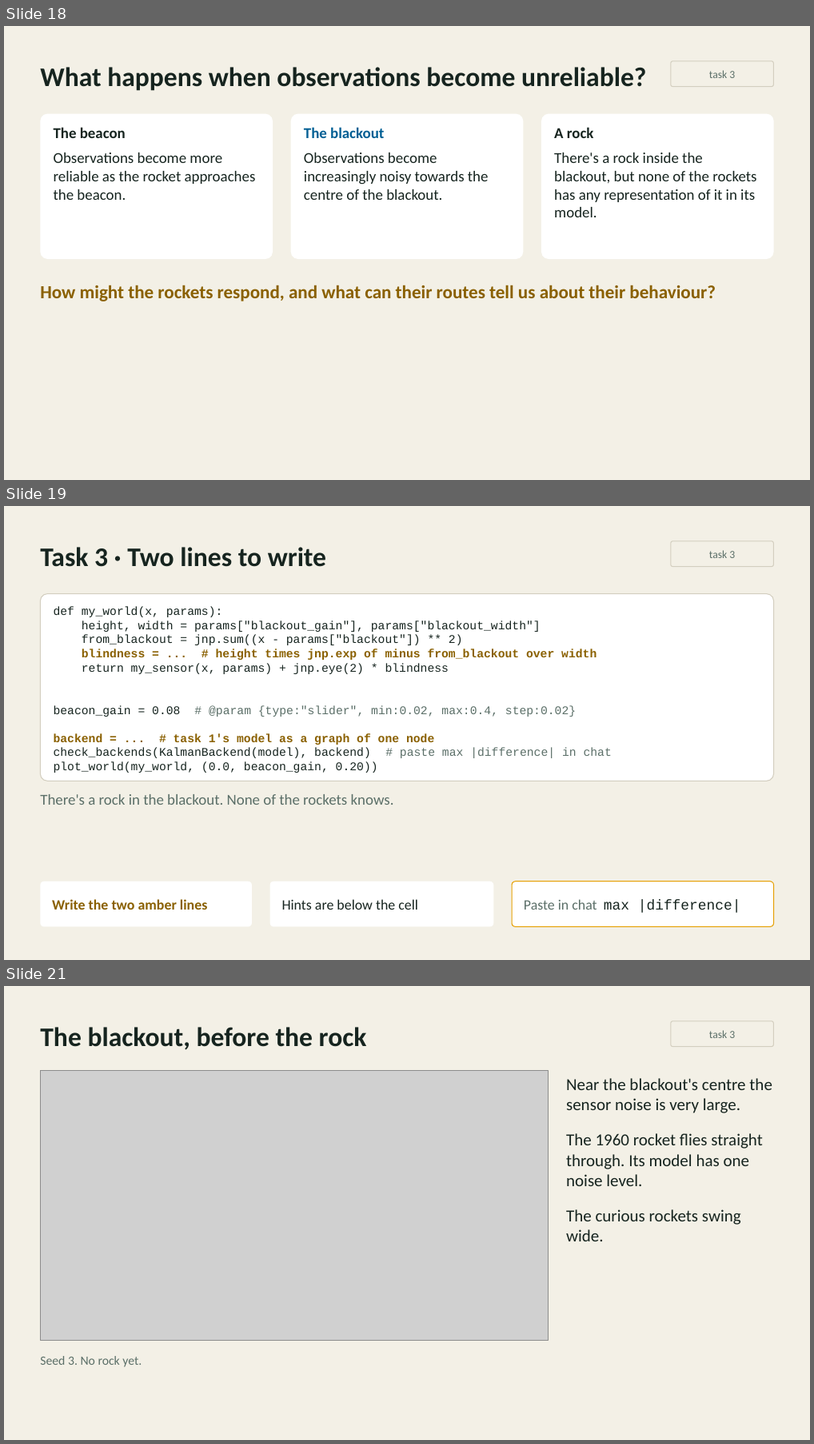
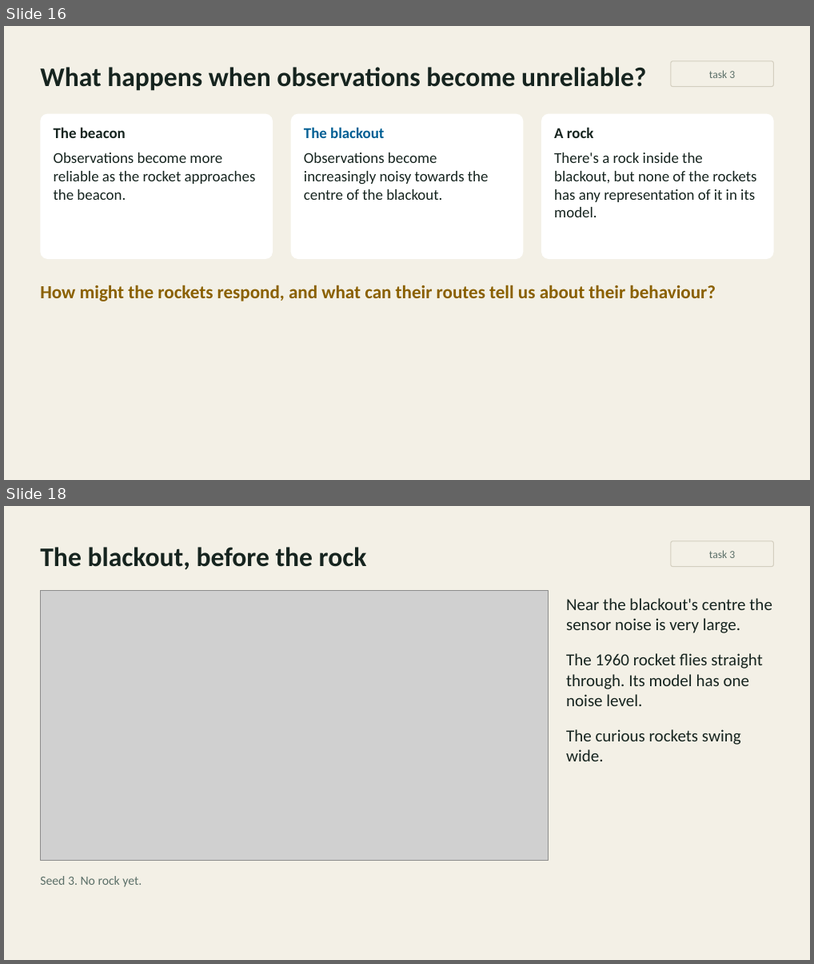
Before and after one commit to inferogenesis/cpomdp-workshop, a slide deck: deck/cpomdp_symposium_2026.pptx. Shown one above the other, each under a label of ours: slides 18, 19 and 21 before the commit, slides 16 and 18 after it; the slides between them are not shown. The pictures are 814x1444 and 814x964 pixels, drawn with LibreOffice and Linux fonts; fonts in the diff are those of the drawing; grey boxes stand for pictures. Boxes give left, top, right and bottom in pixels: in the first picture for what was removed or moved away, otherwise in the second. Text is boxed around its words. In the diff, an @@ line names an element or a change of style, - is before the commit and + after.

```diff
--- a/deck/cpomdp_symposium_2026.pptx
+++ b/deck/cpomdp_symposium_2026.pptx
@@ slide 19 removed at [4, 506, 810, 960], background #F3F0E6 @@
@@ text removed at [40, 547, 326, 567] @@
-Task 3 · Two lines to write
@@ rounded rectangle removed at [671, 541, 774, 567] @@
-task 3
@@ rounded rectangle removed at [40, 594, 774, 780] @@
-def my_world(x, params):
-height, width = params["blackout_gain"], params["blackout_width"]
-from_blackout = jnp.sum((x - params["blackout"]) ** 2)
-blindness = ... # height times jnp.exp of minus from_blackout over width
-return my_sensor(x, params) + jnp.eye(2) * blindness
-beacon_gain = 0.08 # @param {type:"slider", min:0.02, max:0.4, step:0.02}
-backend = ... # task 1's model as a graph of one node
-check_backends(KalmanBackend(model), backend) # paste max |difference| in chat
-plot_world(my_world, (0.0, beacon_gain, 0.20))
@@ text removed at [40, 794, 394, 804] @@
-There's a rock in the blackout. None of the rockets knows.
@@ rounded rectangle removed at [40, 881, 252, 927] @@
-Write the two amber lines
@@ rounded rectangle removed at [270, 881, 494, 927] @@
-Hints are below the cell
@@ rounded rectangle removed at [512, 881, 774, 927] @@
-Paste in chat max |difference|
@@ what was slide 18 is now slide 16 @@
@@ what was slide 21 is now slide 18 @@
```
Also in this commit, not shown: 5 slides changed, 2 other slides removed, 6 other files.
